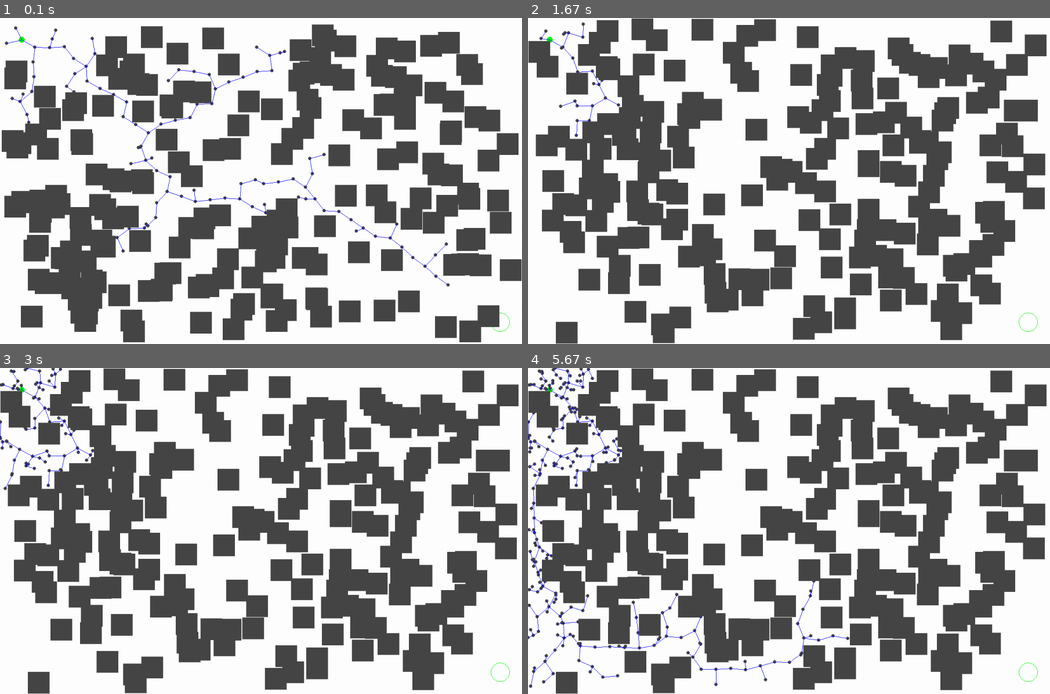
Above: before the commit, frames 1-4 (two rows, left to right).
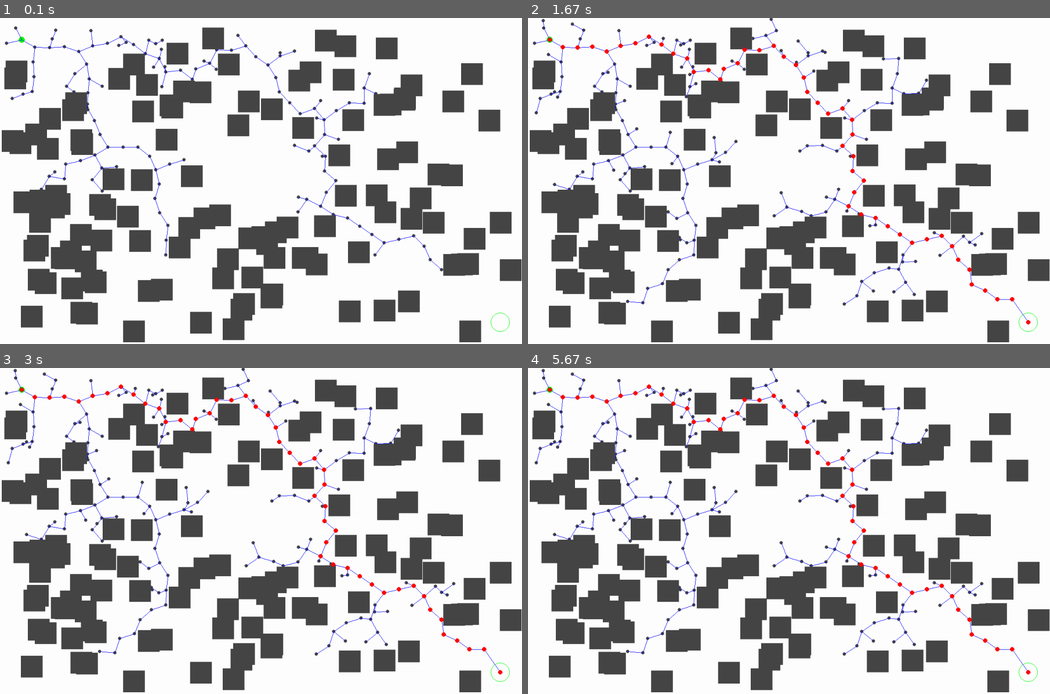
Above: after the commit, the same moments.

Repository: Marchesini010126/MotionPlanning
Game: pygame game, started from RRT/RRT.py
Same seed, same stepped clock (60 frames per second), same inputs: the game is played once before the commit and once after it.
Inputs:
- Up to frame 1 (0.1 s): no input
- Up to frame 2 (1.67 s): no input
- Up to frame 3 (3 s): no input
- Up to frame 4 (5.67 s): no input

The runs differ from the first frame. In frame 1, 16% of the frame differs, in the area x 0-100%, y 1-99%; in frame 2, 49%; in frame 3, 50%; in frame 4, 51%, in the area x 0-100%, y 0-100%.

Commit message:
Change drawMap() to account for more than x,y coordinates

Diff:
--- a/RRT/RRT.py
+++ b/RRT/RRT.py
@@ -10,7 +10,7 @@
     start = (50, 50, 0)
     goal = (1150, 700, 0)
     obsDim = 50
-    obsNum = 200
+    obsNum = 120
     i = 0
     t1 = 0
     coords = []
@@ -22,7 +22,6 @@
 
     obstacles = graph.makeObs()
     map.drawMap(obstacles)
-    print("RRT main reached this point")
 
     t1 = time.time()
     while (not graph.pathToGoal()):
--- a/RRT/RRTbase.py
+++ b/RRT/RRTbase.py
@@ -39,7 +39,7 @@
 
     def drawPath(self, path):
         for node in path:
-            pygame.draw.circle(self.map, self.red, node, self.nodeRad+3, 0)
+            pygame.draw.circle(self.map, self.red, node[:2], self.nodeRad+3, 0)
 
     def drawObs(self, obstacles):
         obstaclesList = obstacles.copy()
